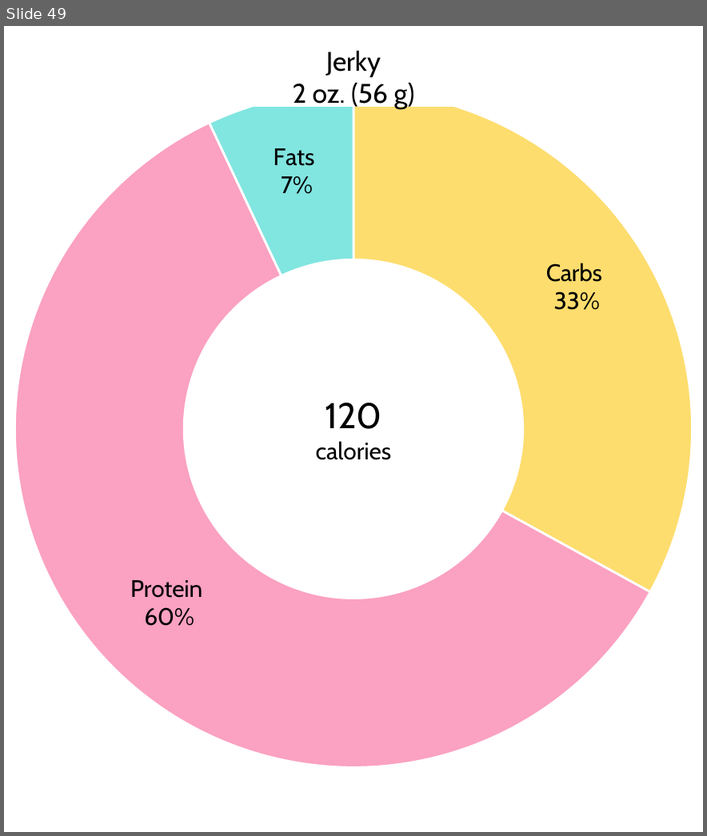
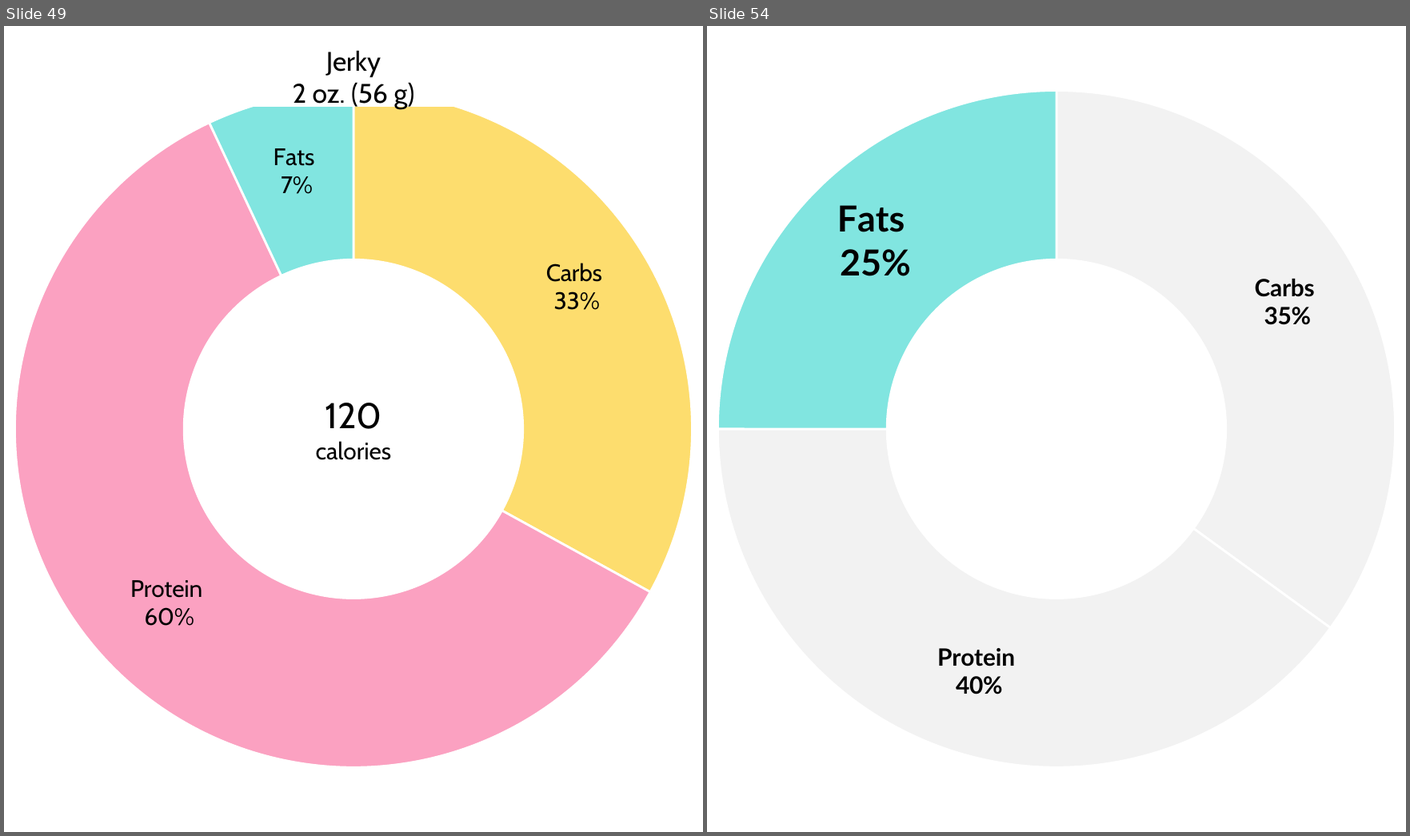
Before and after one commit to nicetats/macromania, a slide deck: Images/NutritionLabels/FoodTrackerPercentages.pptx. Shown side by side, each under a label of ours: slide 49 before the commit, slides 49 and 54 after it; the slides between them are not shown. The pictures are 707x836 and 1410x836 pixels, drawn with LibreOffice and Linux fonts; fonts in the diff are those of the drawing. Boxes give left, top, right and bottom in pixels: in the first picture for what was removed or moved away, otherwise in the second. Text is boxed around its words. In the diff, an @@ line names an element or a change of style, - is before the commit and + after.

```diff
--- a/Images/NutritionLabels/FoodTrackerPercentages.pptx
+++ b/Images/NutritionLabels/FoodTrackerPercentages.pptx
@@ slide 54 added at bbox=[707, 26, 1406, 832], background #FFFFFF @@
@@ doughnut chart added at bbox=[707, 26, 1406, 832] @@
+categories: Carbs, Protein, Fats
+Series 1: 0.35, 0.4, 0.25
```
Also in this commit, not shown: 4 other slides added, 9 other files.
